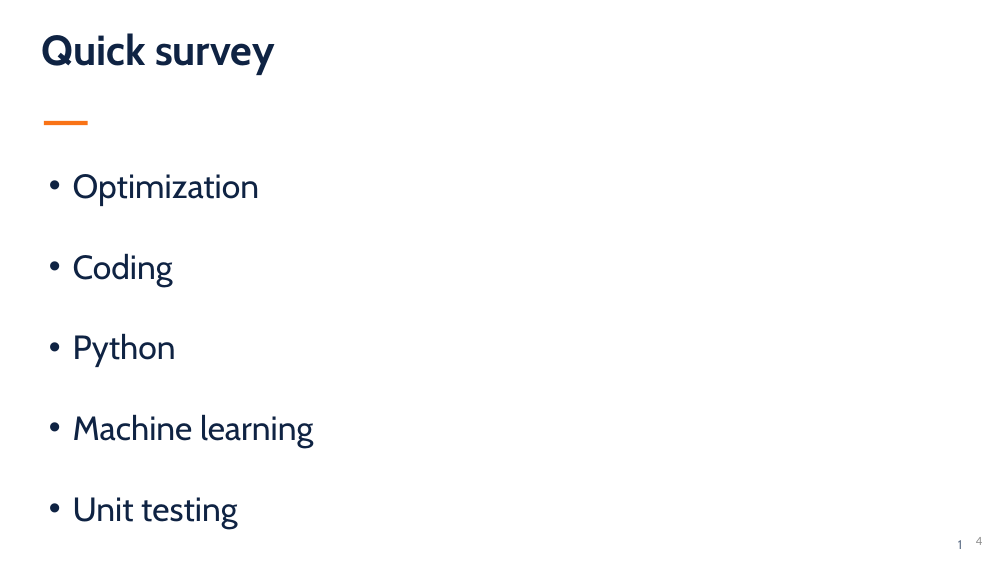
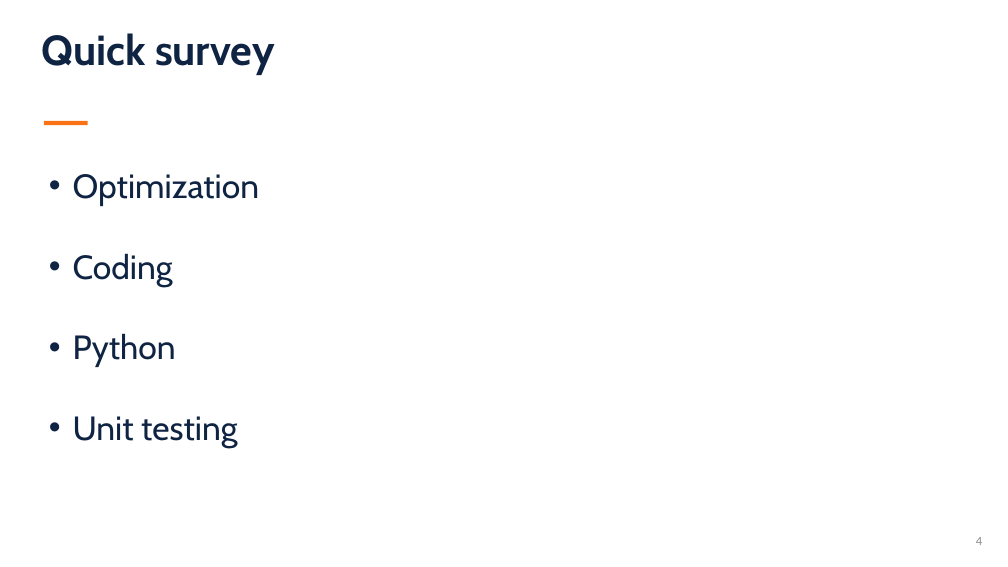
Before and after one commit to sefop/sefop-sctc-2026, a slide deck: slide 4 of SCTC-2026-Airlines-Optimization-Workshop.pptx. Drawn at 1008x567 pixels with LibreOffice and Linux fonts; fonts in the diff are those of the drawing. Boxes give left, top, right and bottom in pixels: in the first picture for what was removed or moved away, otherwise in the second. Text is boxed around its words. In the diff, an @@ line names an element or a change of style, - is before the commit and + after.

```diff
--- a/SCTC-2026-Airlines-Optimization-Workshop.pptx
+++ b/SCTC-2026-Airlines-Optimization-Workshop.pptx
@@ text at [73,414,313,448]: paragraph removed @@
-• Machine learning
@@ text removed at [958,540,962,549] @@
-1
```
Also in this commit, not shown: 5 other slides changed, 2 other files.
